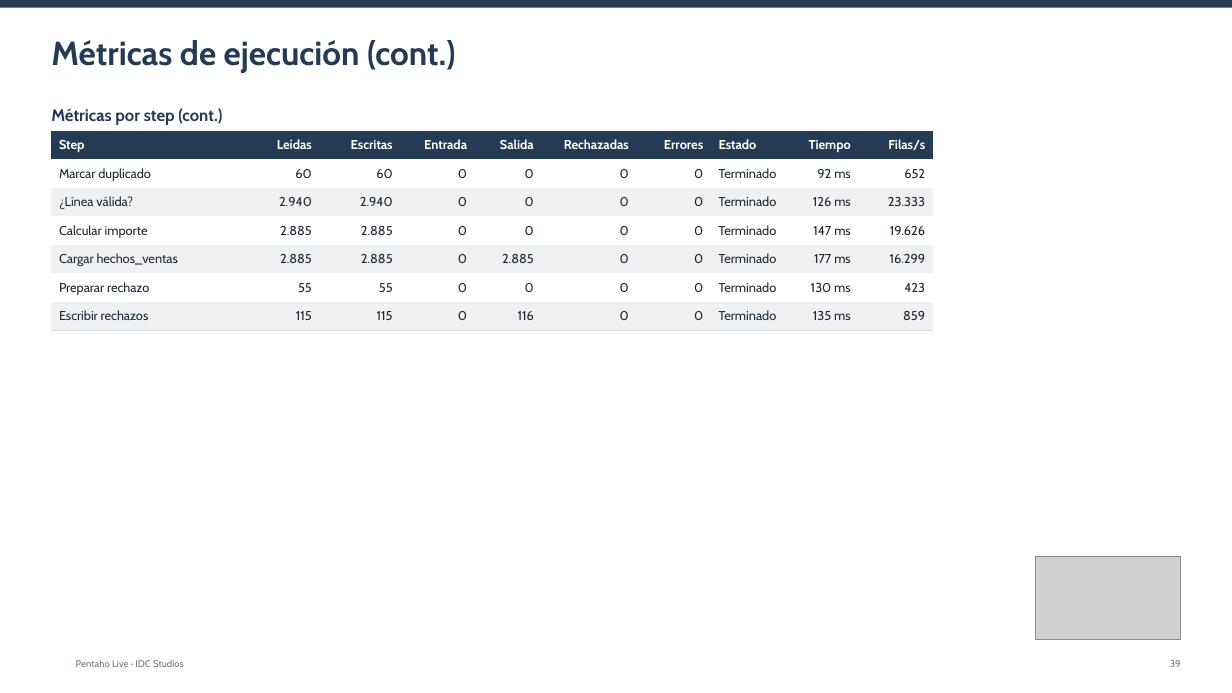
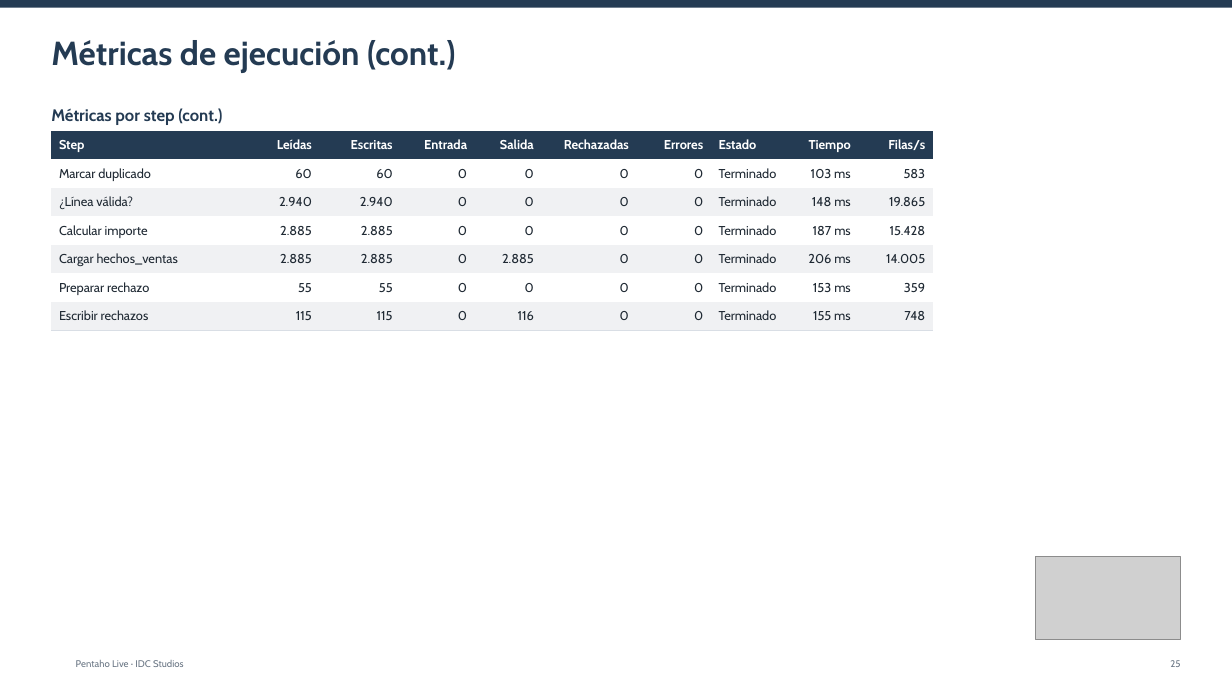
Before and after one commit to IvI2511/pentaho-mcp, a slide deck: slide 25 of ejemplo/informes/04_hechos_ventas.pptx (slide 39 before the commit). Drawn at 1232x693 pixels with LibreOffice and Linux fonts; fonts in the diff are those of the drawing; grey boxes stand for pictures; background and template pictures are left out. Boxes give left, top, right and bottom in pixels: in the first picture for what was removed or moved away, otherwise in the second. Text is boxed around its words. In the diff, an @@ line names an element or a change of style, - is before the commit and + after.

```diff
--- a/ejemplo/informes/04_hechos_ventas.pptx
+++ b/ejemplo/informes/04_hechos_ventas.pptx
@@ table at (52, 131, 935, 331) @@
-row 2, column 9: 92 ms
+row 2, column 9: 103 ms
-row 2, column 10: 652
+row 2, column 10: 583
-row 3, column 9: 126 ms
+row 3, column 9: 148 ms
-row 3, column 10: 23.333
+row 3, column 10: 19.865
-row 4, column 9: 147 ms
+row 4, column 9: 187 ms
-row 4, column 10: 19.626
+row 4, column 10: 15.428
-row 5, column 9: 177 ms
+row 5, column 9: 206 ms
-row 5, column 10: 16.299
+row 5, column 10: 14.005
-row 6, column 9: 130 ms
+row 6, column 9: 153 ms
-row 6, column 10: 423
+row 6, column 10: 359
-row 7, column 9: 135 ms
+row 7, column 9: 155 ms
-row 7, column 10: 859
+row 7, column 10: 748
```
Also in this commit, not shown: 17 other slides changed, 2 slides added, 16 slides removed, 30 other files.
